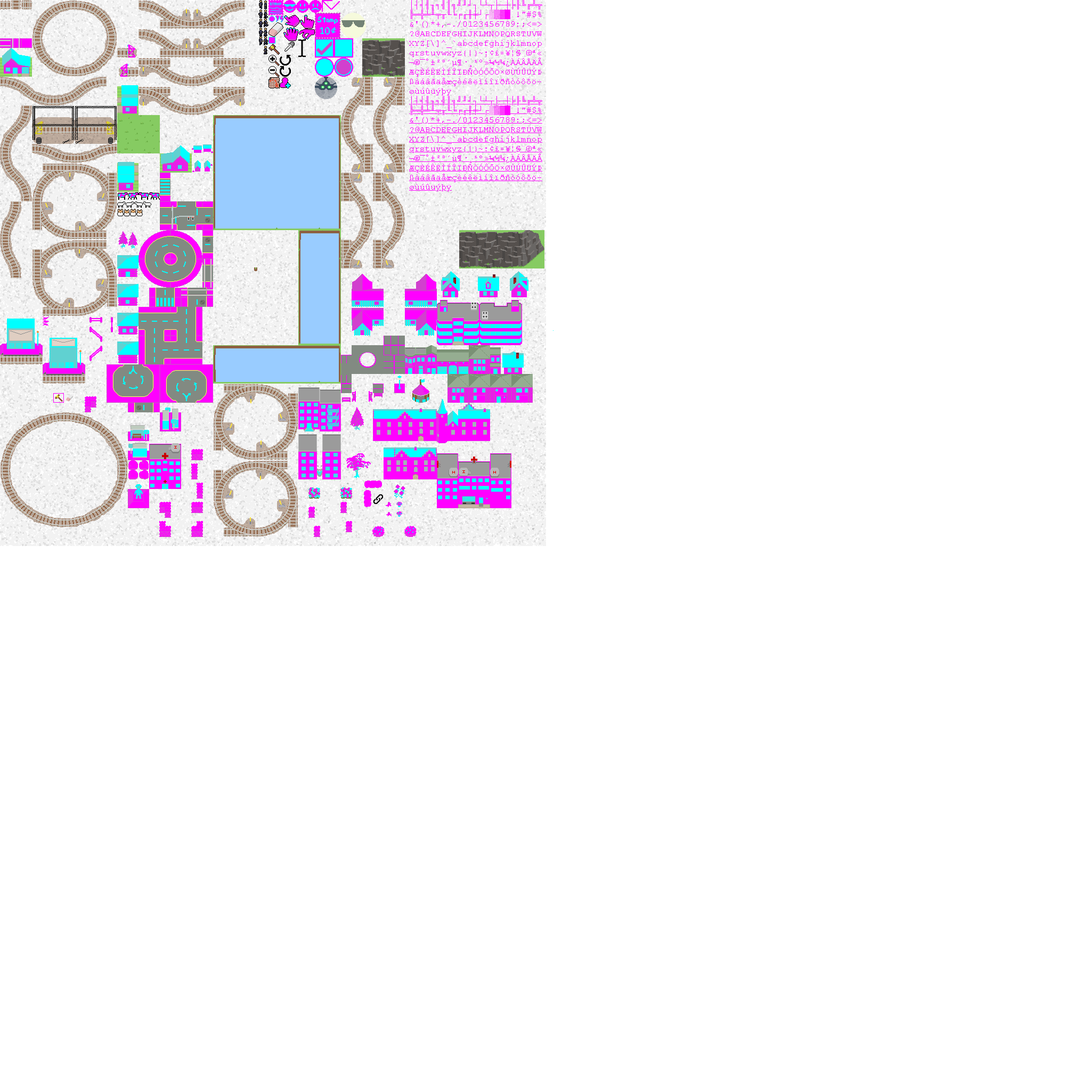
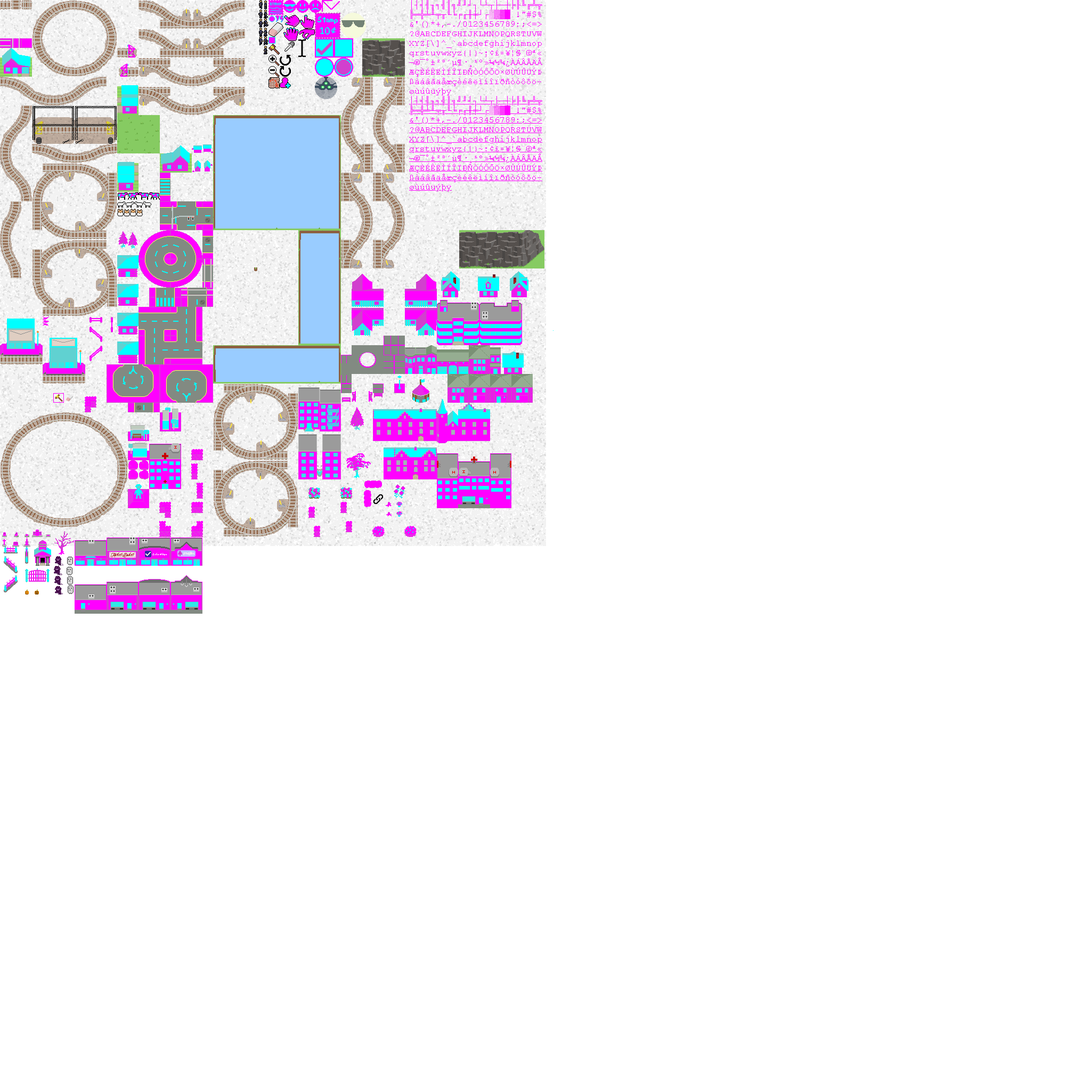
Before/after of a 1091px x 1091px layered artwork. What changed in the layer stack:
painted on "Pasted Layer #3" over (2, 504, 491, 614)
